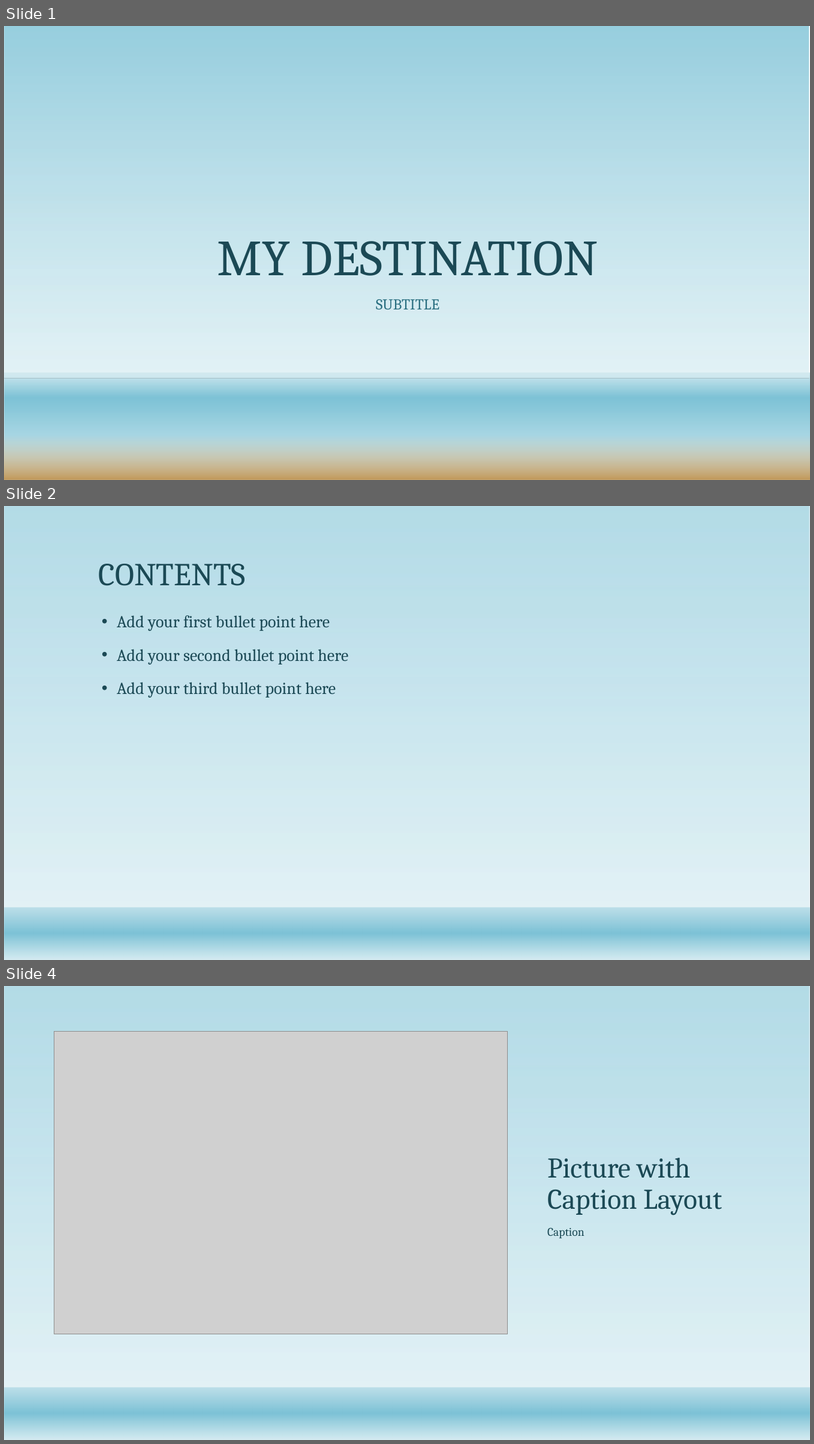
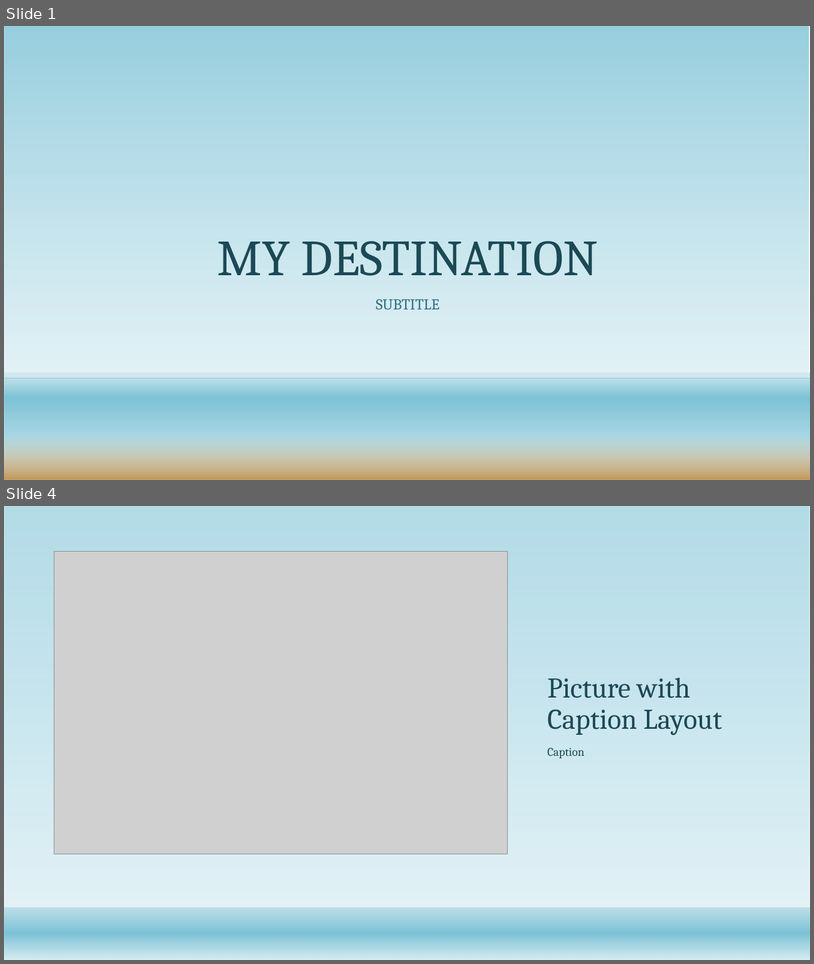
Before and after one commit to justinekyle123/My_ppt_FINAL_nani, a slide deck: Necesario.PPT.pptx. Shown one above the other, each under a label of ours: slides 1, 2 and 4 before the commit, slides 1 and 4 after it; the slides between them are not shown. The pictures are 814x1444 and 814x964 pixels, drawn with LibreOffice and Linux fonts; fonts in the diff are those of the drawing; grey boxes stand for pictures; background and template pictures are left out. Boxes give left, top, right and bottom in pixels: in the first picture for what was removed or moved away, otherwise in the second. Text is boxed around its words. In the diff, an @@ line names an element or a change of style, - is before the commit and + after.

```diff
--- a/Necesario.PPT.pptx
+++ b/Necesario.PPT.pptx
@@ slide 2 removed at (4, 506, 810, 960), background #FFFFFF; not listed: 2 template elements that a slide beside it also shows @@
@@ title removed at (99, 564, 246, 586) @@
-CONTENTS
@@ text removed at (117, 615, 348, 697) @@
-• Add your first bullet point here
-• Add your second bullet point here
-• Add your third bullet point here
```
Also in this commit, not shown: 1 slide changed, 1 slide added.
